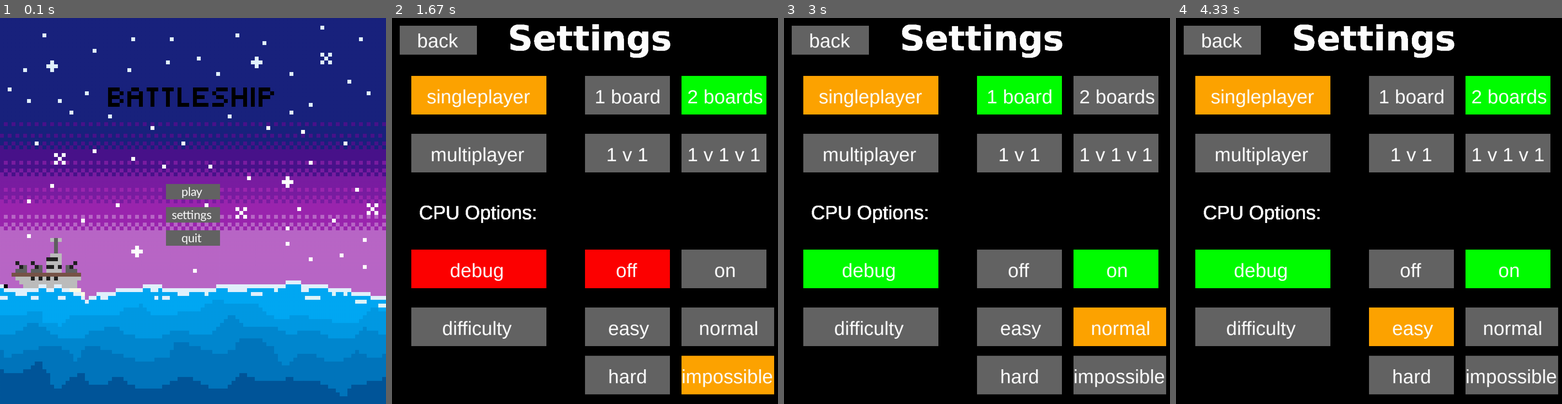
Above: before the commit, frames 1-4 (left to right).
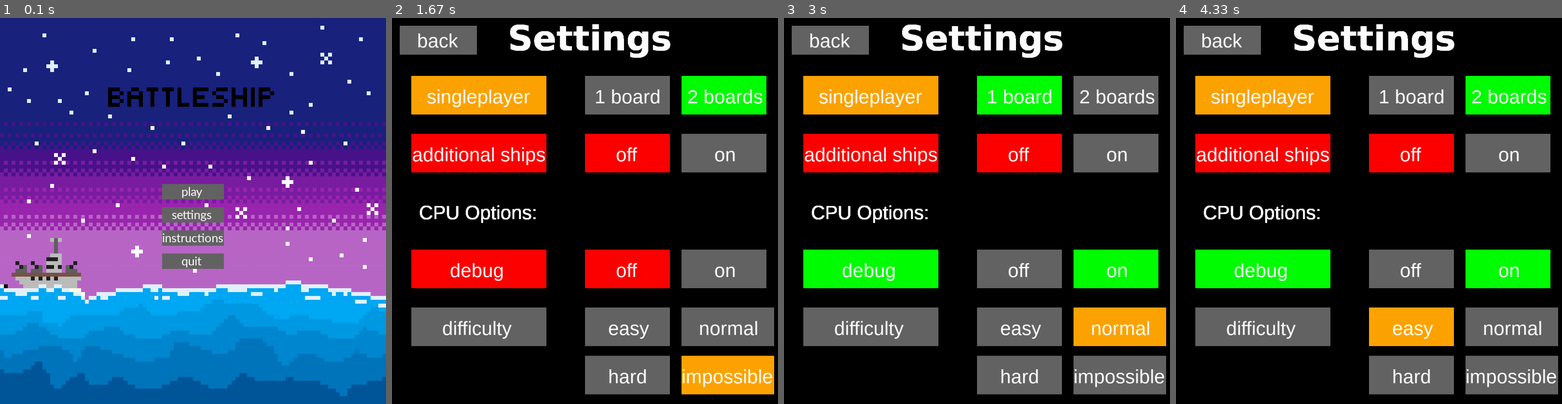
Above: after the commit, the same moments.

Repository: MasonColeman1/BattleShip-Game
Game: pygame game, started from pygameGame.py
Two runs of this game, one before a commit and one after it. Both use one fixed random seed, a clock stepped at 60 frames per second and the inputs below.
Inputs (mouse positions are in pixels of both pictures, inside the frame that each line leads up to):
- Up to frame 1 (0.1 s): no input
- Up to frame 2 (1.67 s): click (585, 211) at 0.38 s; click "off" at 0.72 s; click "on" at 1.05 s; click "off" at 1.38 s
- Up to frame 3 (3 s): click (984, 79) at 1.72 s; click "easy" at 2.05 s; click (1077, 272) at 2.38 s; click "normal" at 2.72 s
- Up to frame 4 (4.33 s): click "easy" at 3.05 s; click "hard" at 3.38 s; click "easy" at 3.72 s; click "2 boards" at 4.05 s

The runs differ from the first frame. In frame 1, 1.0% of the frame differs, in the area x 42-58%, y 43-65%; in frame 2, 5.9%, in the area x 5-96%, y 30-40%; in frame 3, 5.9%; in frame 4, 5.9%.

Commit message:
added instruction and game over screen, changed settings from multiplayer to additional ships, and cleaned up some comments

Diff:
--- a/pygameGame.py
+++ b/pygameGame.py
@@ -22,17 +22,18 @@
 #I am going to follow the logic group and just make a choice var
 #default is singleplayer (1 board)
 choice = 2 #1 - One board, 2 - Two boards, 3 - PvP, 4 - PvPvP
-debug = True
+debug = False #i dont know why this was default true so I changed it
+additional_ships = False #xtra criteria
 difficulty = 3 #0 - Easy, 1 - Normal, 2 - Hard, 3 - Impossible
 difficulty_dict = {0:100, 1:60, 2:30, 3:17}
 
 #these probably shouldnt be global but im not gonna change that
 # This sets the WIDTH and HEIGHT of each grid location
-WIDTH = 70
-HEIGHT = 70
+WIDTH = 90
+HEIGHT = 90
 
 # This sets the margin between each cell
-MARGIN = 5
+MARGIN = 10
 
 def main():
     pygame.init()
@@ -90,6 +91,9 @@
         if game_state == GameState.SETTINGS:
             game_state = settings_screen(screen)
 
+        if game_state == GameState.INSTRUCTIONS:
+            game_state = instructions_screen(screen)
+
         if game_state == GameState.QUIT:
             pygame.quit()
             sys.exit()
@@ -98,7 +102,7 @@
 def title_screen(screen):
 
     #background title screen if not work change reference to local
-    bg_title = pygame.image.load('title_art.png')
+    bg_title = pygame.image.load(r"C:\Users\resur\OneDrive\Documents\School\CS 3100\group6-cs3100\title_art.png")
 
     # defining a font
     smallfont = pygame.font.SysFont('Corbel',35)
@@ -107,12 +111,13 @@
     quit_text = smallfont.render('quit' , True , WHITE)
     settings_text = smallfont.render('settings', True, WHITE)
     play_text = smallfont.render('play', True, WHITE)
-
-    #MASONS BUTTONS BITCH
+    instructions_text = smallfont.render('instructions', True, WHITE)
+
     #x pos, y pos, width, height
-    quit_button = pygame.Rect(430,550,140,40)
-    settings_button = pygame.Rect(430,490,140,40)
-    play_button = pygame.Rect(430,430,140,40)
+    quit_button = pygame.Rect(420,610,160,40)
+    settings_button = pygame.Rect(420,490,160,40)
+    play_button = pygame.Rect(420,430,160,40)
+    instructions_button = pygame.Rect(420,550,160,40)
 
     while True:
         for event in pygame.event.get():
@@ -138,6 +143,9 @@
                 if settings_button.collidepoint(mouse_pos):
                     return GameState.SETTINGS
 
+                if instructions_button.collidepoint(mouse_pos):
+                    return GameState.INSTRUCTIONS
+
         screen.blit(bg_title, (0,0))
 
         # stores the (x,y) coordinates into
@@ -160,10 +168,16 @@
         else:
             pygame.draw.rect(screen, DARK_GRAY, play_button)
 
+        if instructions_button.collidepoint(mouse):
+            pygame.draw.rect(screen, LIGHT_GRAY, instructions_button)
+        else:
+            pygame.draw.rect(screen, DARK_GRAY, instructions_button)
+
         # superimposing the text onto buttons
-        screen.blit(quit_text , (470,550))
+        screen.blit(quit_text , (470,610))
         screen.blit(settings_text, (445,490))
         screen.blit(play_text, (470,430))
+        screen.blit(instructions_text, (420,550))
 
         # updates the frames of the game
         pygame.display.update()
@@ -581,11 +595,52 @@
     #         # Draws the surface object to the screen.
     #         pygame.display.update()
 
-    return GameState.TITLE
+    #IM JUST GONNA LEAVE ALL THAT FOR NOW
+    screen.fill(BLACK)
+
+    game_over_font = pygame.font.SysFont('verdana', 130, bold=True)
+    button_font = pygame.font.SysFont('arial', 50)
+
+    game_over_text = game_over_font.render('Game Over', True, RED)
+
+    back_text = button_font.render('Title', True, WHITE)
+
+    back_button = pygame.Rect(400,650,200,75)
+
+    while True:
+        for event in pygame.event.get():
+
+            if event.type == pygame.QUIT:
+                pygame.quit()
+                sys.exit()
+
+            #checks if a mouse is clicked
+            if event.type == pygame.MOUSEBUTTONDOWN:
+                mouse_pos = event.pos
+
+                if back_button.collidepoint(mouse_pos):
+                    return GameState.TITLE
+
+        #get mouse position
+        mouse = pygame.mouse.get_pos()
+
+        #draw buttons
+        if back_button.collidepoint(mouse):
+            pygame.draw.rect(screen, LIGHT_GRAY, back_button)
+        else:
+            pygame.draw.rect(screen, DARK_GRAY, back_button)
+
+        screen.blit(back_text, (450,660))
+
+        screen.blit(game_over_text, (100,350))
+
+        pygame.display.update()
+
+
 
 def settings_screen(screen):
     #must do this to change global variables without making them local
-    global choice, debug, difficulty
+    global choice, debug, difficulty, additional_ships
 
     screen.fill(BLACK)
 
@@ -603,9 +658,15 @@
     one_board_text = button_font.render('1 board', True, WHITE)
     two_board_text = button_font.render('2 boards', True, WHITE)
 
-    multiplayer_text = button_font.render('multiplayer', True, WHITE)
-    two_player_text = button_font.render('1 v 1', True, WHITE)
-    three_player_text = button_font.render('1 v 1 v 1', True, WHITE)
+    #commented as we have not implemented these features
+    #multiplayer_text = button_font.render('multiplayer', True, WHITE)
+    #two_player_text = button_font.render('1 v 1', True, WHITE)
+    #three_player_text = button_font.render('1 v 1 v 1', True, WHITE)
+
+    #replacement for above
+    additional_ships_text = button_font.render('additional ships', True, WHITE)
+    additional_ships_on_text = button_font.render('on', True, WHITE)
+    additional_ships_off_text = button_font.render('off', True, WHITE)
 
     debug_text = button_font.render('debug', True, WHITE)
     debug_off_text = button_font.render('off', True, WHITE)
@@ -625,9 +686,14 @@
     one_board_button = pygame.Rect(500,150,220,100)
     two_board_button = pygame.Rect(750,150,220,100)
 
-    multiplayer_button = pygame.Rect(50,300,350,100)
-    two_player_button = pygame.Rect(500,300,220,100)
-    three_player_button = pygame.Rect(750,300,220,100)
+    #multiplayer_button = pygame.Rect(50,300,350,100)
+    #two_player_button = pygame.Rect(500,300,220,100)
+    #three_player_button = pygame.Rect(750,300,220,100)
+
+    #replacedddddd
+    additional_ships_button = pygame.Rect(50,300,350,100)
+    additional_ships_off_button = pygame.Rect(500,300,220,100)
+    additional_ships_on_button = pygame.Rect(750,300,220,100)
 
     debug_button = pygame.Rect(50,600,350,100)
     debug_off_button = pygame.Rect(500,600,220,100)
@@ -659,20 +725,25 @@
                     if choice != 1 and choice != 2:
                         choice = 1 #1 by default
 
-                if multiplayer_button.collidepoint(mouse_pos):
+                #if multiplayer_button.collidepoint(mouse_pos):
                     #prevents clicking multiplayer and changing from 1v1v1 to 1v1
-                    if choice != 3 and choice != 4:
-                        choice = 3 #3 by default
+                    #if choice != 3 and choice != 4:
+                        #choice = 3 #3 by default
 
                 if one_board_button.collidepoint(mouse_pos):
                     choice = 1
                 if two_board_button.collidepoint(mouse_pos):
                     choice = 2
 
-                if two_player_button.collidepoint(mouse_pos):
-                    choice = 3
-                if three_player_button.collidepoint(mouse_pos):
-                    choice = 4
+                #if two_player_button.collidepoint(mouse_pos):
+                    #choice = 3
+                #if three_player_button.collidepoint(mouse_pos):
+                    #choice = 4
+
+                if additional_ships_off_button.collidepoint(mouse_pos):
+                    additional_ships = False
+                if additional_ships_on_button.collidepoint(mouse_pos):
+                    additional_ships = True
 
                 if debug_off_button.collidepoint(mouse_pos):
                     debug = False
@@ -705,13 +776,7 @@
             pygame.draw.rect(screen, LIGHT_GRAY, singleplayer_button)
         else:
             pygame.draw.rect(screen, DARK_GRAY, singleplayer_button)
-        #multiplayer
-        if choice == 3 or choice == 4:
-            pygame.draw.rect(screen, ORANGE, multiplayer_button)
-        elif multiplayer_button.collidepoint(mouse):
-            pygame.draw.rect(screen, LIGHT_GRAY, multiplayer_button)
-        else:
-            pygame.draw.rect(screen, DARK_GRAY, multiplayer_button)
+
         #one board
         if choice == 1:
             pygame.draw.rect(screen, GREEN, one_board_button)
@@ -726,20 +791,44 @@
             pygame.draw.rect(screen, LIGHT_GRAY, two_board_button)
         else:
             pygame.draw.rect(screen, DARK_GRAY, two_board_button)
+
+        #multiplayer
+        #if choice == 3 or choice == 4:
+            #pygame.draw.rect(screen, ORANGE, multiplayer_button)
+        #elif multiplayer_button.collidepoint(mouse):
+            #pygame.draw.rect(screen, LIGHT_GRAY, multiplayer_button)
+        #else:
+            #pygame.draw.rect(screen, DARK_GRAY, multiplayer_button)
+
         #two player/1v1
-        if choice == 3:
-            pygame.draw.rect(screen, GREEN, two_player_button)
-        elif two_player_button.collidepoint(mouse):
-            pygame.draw.rect(screen, LIGHT_GRAY, two_player_button)
-        else:
-            pygame.draw.rect(screen, DARK_GRAY, two_player_button)
+        #if choice == 3:
+            #pygame.draw.rect(screen, GREEN, two_player_button)
+        #elif two_player_button.collidepoint(mouse):
+            #pygame.draw.rect(screen, LIGHT_GRAY, two_player_button)
+        #else:
+            #pygame.draw.rect(screen, DARK_GRAY, two_player_button)
         #three player/1v1v1
-        if choice == 4:
-            pygame.draw.rect(screen, GREEN, three_player_button)
-        elif three_player_button.collidepoint(mouse):
-            pygame.draw.rect(screen, LIGHT_GRAY, three_player_button)
-        else:
-            pygame.draw.rect(screen, DARK_GRAY, three_player_button)
+        #if choice == 4:
+            #pygame.draw.rect(screen, GREEN, three_player_button)
+        #elif three_player_button.collidepoint(mouse):
+            #pygame.draw.rect(screen, LIGHT_GRAY, three_player_button)
+        #else:
+            #pygame.draw.rect(screen, DARK_GRAY, three_player_button)
+
+        if additional_ships:
+            pygame.draw.rect(screen, GREEN, additional_ships_button)
+            pygame.draw.rect(screen, GREEN, additional_ships_on_button)
+            if additional_ships_off_button.collidepoint(mouse):
+                pygame.draw.rect(screen, LIGHT_GRAY, additional_ships_off_button)
+            else:
+                pygame.draw.rect(screen, DARK_GRAY, additional_ships_off_button)
+        else:
+            pygame.draw.rect(screen, RED, additional_ships_button)
+            pygame.draw.rect(screen, RED, additional_ships_off_button)
+            if additional_ships_on_button.collidepoint(mouse):
+                pygame.draw.rect(screen, LIGHT_GRAY, additional_ships_on_button)
+            else:
+                pygame.draw.rect(screen, DARK_GRAY, additional_ships_on_button)
 
         #debug
         if debug:
@@ -790,13 +879,18 @@
         screen.blit(back_text, (65,30))
 
         screen.blit(singleplayer_text, (90,175))
-        screen.blit(multiplayer_text, (100,325))
 
         screen.blit(one_board_text, (525,175))
         screen.blit(two_board_text, (765,175))
 
-        screen.blit(two_player_text, (555,325))
-        screen.blit(three_player_text, (765,325))
+        #screen.blit(multiplayer_text, (100,325))
+
+        #screen.blit(two_player_text, (555,325))
+        #screen.blit(three_player_text, (765,325))
+
+        screen.blit(additional_ships_text, (52, 325))
+        screen.blit(additional_ships_off_text, (580, 325))
+        screen.blit(additional_ships_on_text, (835, 325))
 
         screen.blit(debug_text, (150, 625))
         screen.blit(debug_off_text, (580, 625))
@@ -812,6 +906,43 @@
         pygame.display.update()
 
 
+
+def instructions_screen(screen):
+
+    screen.fill(BLACK)
+
+    #for the back button
+    button_font = pygame.font.SysFont('arial', 50)
+    back_text = button_font.render('back', True, WHITE)
+
+    back_button = pygame.Rect(20,20,200,75)
+
+    while True:
+        for event in pygame.event.get():
+
+            if event.type == pygame.QUIT:
+                pygame.quit()
+                sys.exit()
+
+            #checks if a mouse is clicked
+            if event.type == pygame.MOUSEBUTTONDOWN:
+                mouse_pos = event.pos
+
+                if back_button.collidepoint(mouse_pos):
+                    return GameState.TITLE
+
+        #get mouse position
+        mouse = pygame.mouse.get_pos()
+
+        #draw buttons
+        if back_button.collidepoint(mouse):
+            pygame.draw.rect(screen, LIGHT_GRAY, back_button)
+        else:
+            pygame.draw.rect(screen, DARK_GRAY, back_button)
+
+        screen.blit(back_text, (65,30))
+
+        pygame.display.update()
 
 
 class GameState(Enum):
@@ -823,6 +954,7 @@
     AI_PLACE_SHIPS = 3
     P1_TURN = 4
     P2_AI_TURN = 5
+    INSTRUCTIONS = 6
 
 if __name__ == "__main__":
     main()
